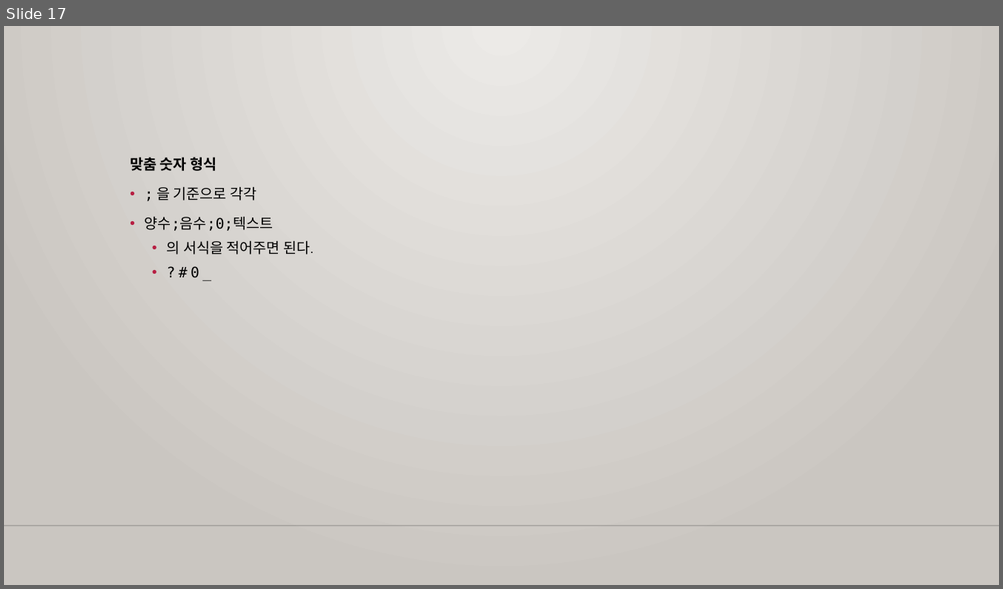
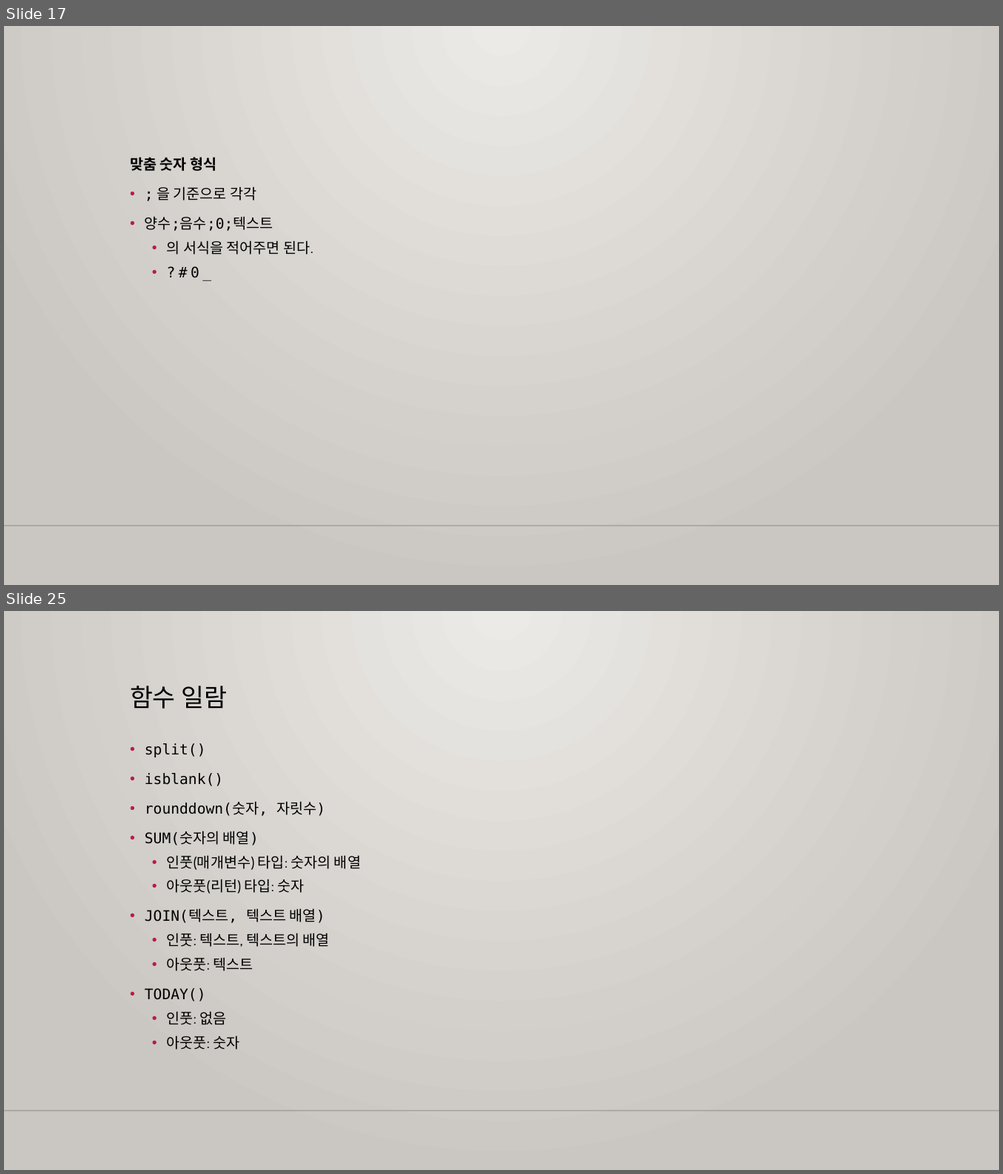
Before and after one commit to m00nlygreat/obsidian-vault, a slide deck: 노코드 엔지니어링/구글 시트로 데이터 관리하기.pptx. Shown one above the other, each under a label of ours: slide 17 before the commit, slides 17 and 25 after it; the slides between them are not shown. The pictures are 1003x589 and 1003x1174 pixels, drawn with LibreOffice and Linux fonts; fonts in the diff are those of the drawing; background and template pictures are left out. Boxes give left, top, right and bottom in pixels: in the first picture for what was removed or moved away, otherwise in the second. Text is boxed around its words. In the diff, an @@ line names an element or a change of style, - is before the commit and + after.

```diff
--- a/노코드 엔지니어링/구글 시트로 데이터 관리하기.pptx
+++ b/노코드 엔지니어링/구글 시트로 데이터 관리하기.pptx
@@ slide 25 added at box(4, 611, 999, 1170), background gradient #ECEAE7 to #CAC7C1; not listed: 1 template element that a slide beside it also shows @@
@@ title added at box(130, 686, 227, 709), 24 pt, text #000000 @@
+함수 일람
@@ text added at box(145, 743, 361, 1050), 14 pt, text #000000 @@
+• split()
+• isblank()
+• rounddown(숫자, 자릿수)
+• SUM(숫자의 배열)
+  • 인풋(매개변수) 타입: 숫자의 배열
+  • 아웃풋(리턴) 타입: 숫자
+• JOIN(텍스트, 텍스트 배열)
+  • 인풋: 텍스트, 텍스트의 배열
+  • 아웃풋: 텍스트
+• TODAY()
+  • 인풋: 없음
+  • 아웃풋: 숫자
```
Also in this commit, not shown: 16 slides changed, 5 other slides added, 4 other files.
